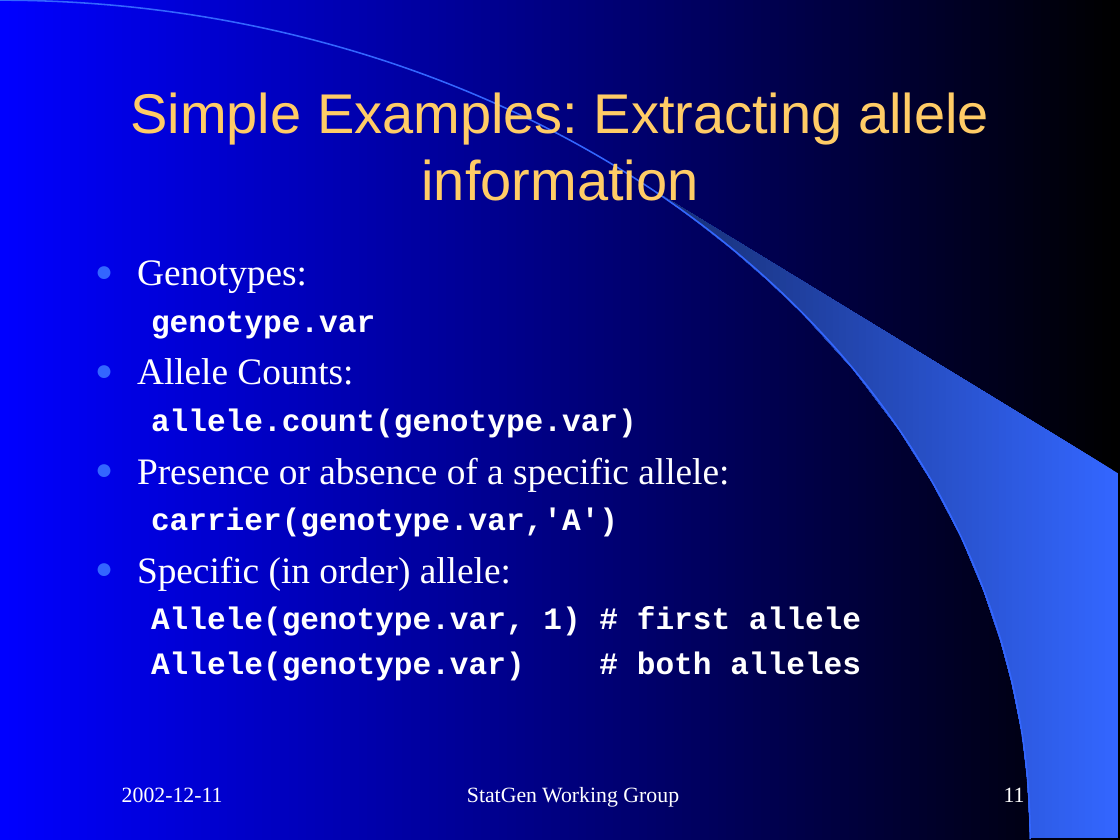
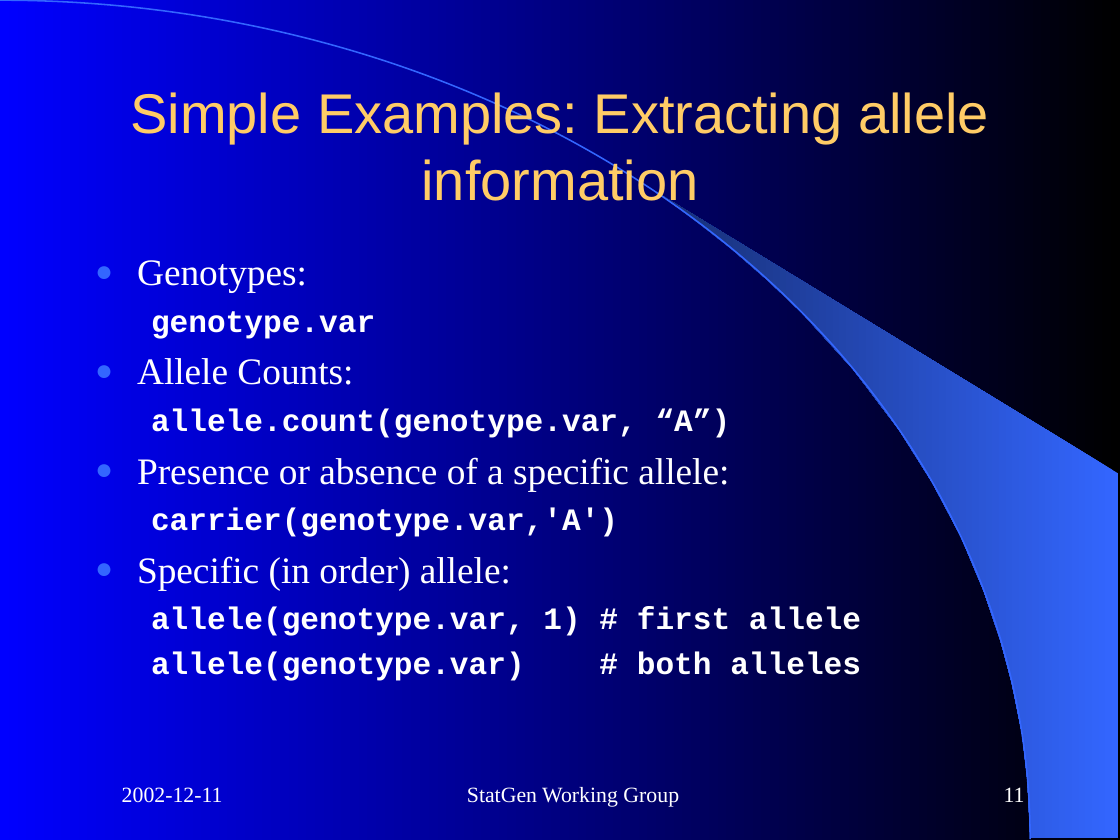
Before and after one commit to cran/genetics, a slide deck: slide 11 of inst/doc/StatGen.ppt. Drawn at 1120x840 pixels with LibreOffice and Linux fonts; fonts in the diff are those of the drawing. Boxes give left, top, right and bottom in pixels: in the first picture for what was removed or moved away, otherwise in the second. Text is boxed around its words. In the diff, an @@ line names an element or a change of style, - is before the commit and + after.

```diff
--- a/inst/doc/StatGen.ppt
+++ b/inst/doc/StatGen.ppt
@@ text at (x1=151, y1=408, x2=731, y2=439): text changed @@
-  allele.count(genotype.var)
+  allele.count(genotype.var, “A”)
@@ text at (x1=151, y1=607, x2=861, y2=683): text changed @@
-  Allele(genotype.var, 1) # first allele
-  Allele(genotype.var) # both alleles
+  allele(genotype.var, 1) # first allele
+  allele(genotype.var) # both alleles
```
Also in this commit, not shown: 1 other slide changed, 1 slide added, 13 other files.
